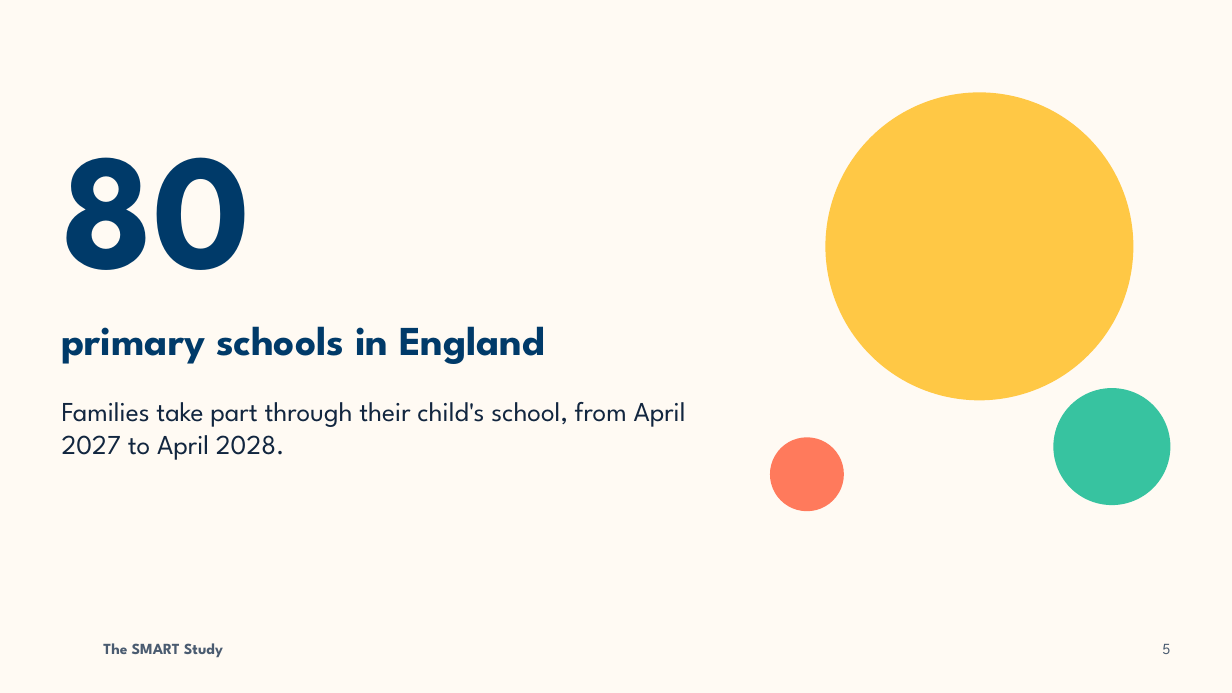
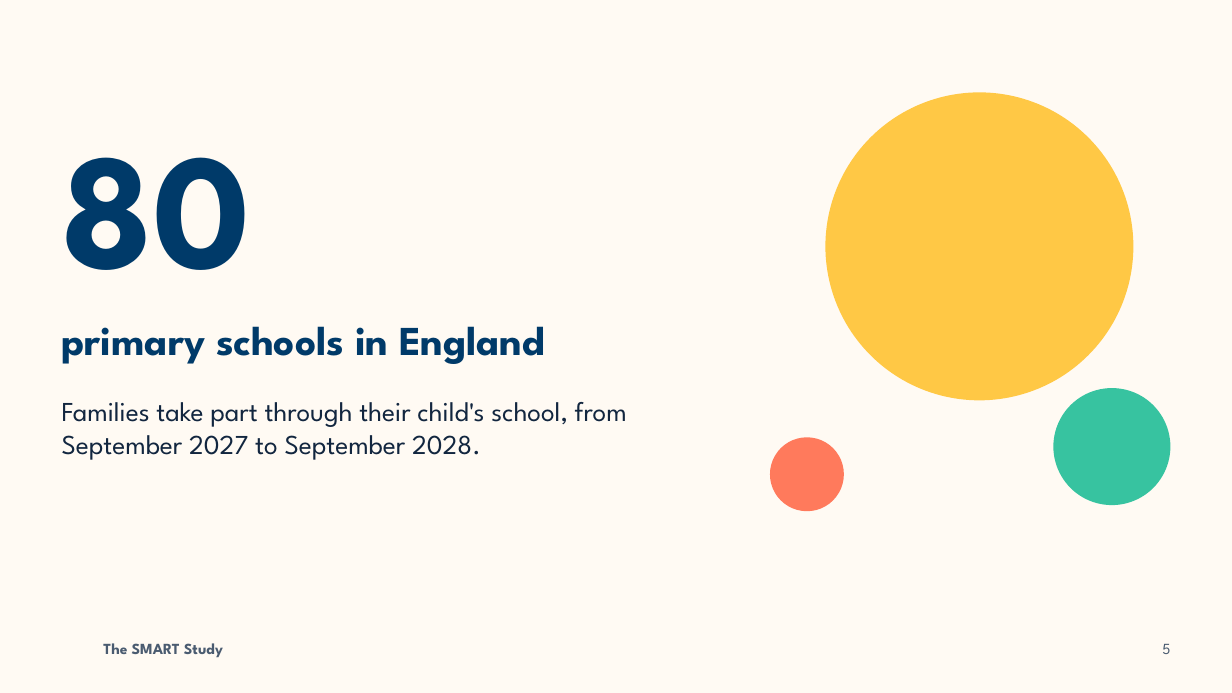
Before and after one commit to lmpollockmuguruza/microsite-example, a slide deck: slide 5 of exports/SMART-deck-template.pptx. Drawn at 1232x693 pixels with LibreOffice and Linux fonts; fonts in the diff are those of the drawing; background and template pictures are left out. Boxes give left, top, right and bottom in pixels: in the first picture for what was removed or moved away, otherwise in the second. Text is boxed around its words. In the diff, an @@ line names an element or a change of style, - is before the commit and + after.

```diff
--- a/exports/SMART-deck-template.pptx
+++ b/exports/SMART-deck-template.pptx
@@ text at (62,402,627,460): text changed @@
-Families take part through their child's school, from April 2027 to April 2028.
+Families take part through their child's school, from September 2027 to September 2028.
```
Also in this commit, not shown: 4 other slides changed, 1 slide added, 1 slide removed, 3 other files.
